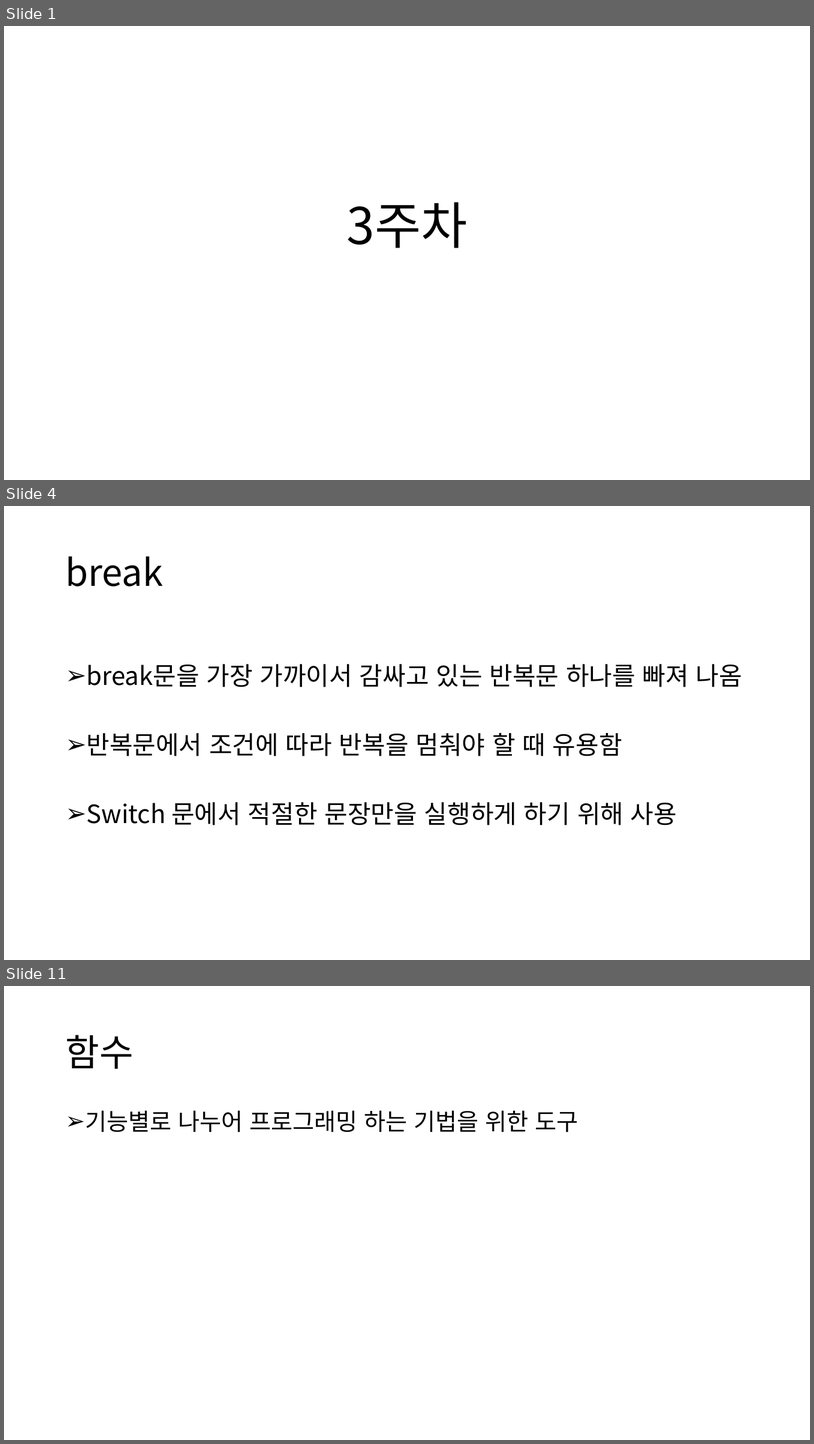
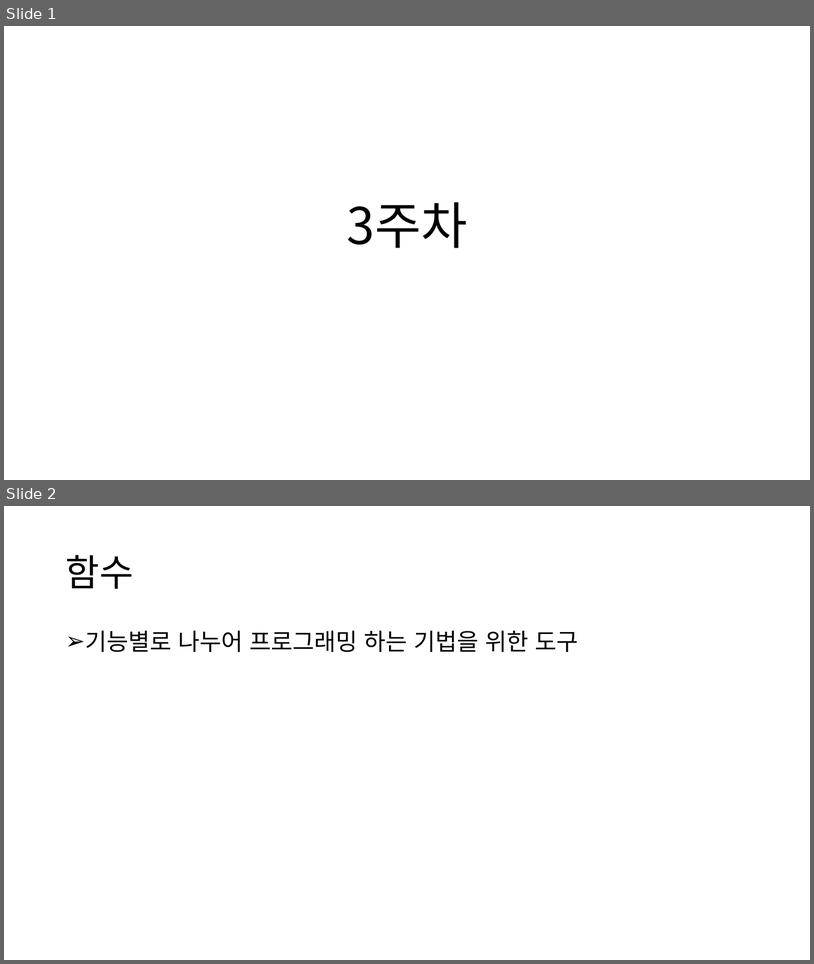
Before and after one commit to chohanjoo/C_Study, a slide deck: c언어 교제3.pptx. Shown one above the other, each under a label of ours: slides 1, 4 and 11 before the commit, slides 1 and 2 after it; the slides between them are not shown. The pictures are 814x1444 and 814x964 pixels, drawn with LibreOffice and Linux fonts; fonts in the diff are those of the drawing. Boxes give left, top, right and bottom in pixels: in the first picture for what was removed or moved away, otherwise in the second. Text is boxed around its words. In the diff, an @@ line names an element or a change of style, - is before the commit and + after.

```diff
--- a/c언어 교제3.pptx
+++ b/c언어 교제3.pptx
@@ slide 4 removed at (4, 506, 810, 960), background #FFFFFF @@
@@ title removed at (65, 556, 163, 586) @@
-break
@@ text removed at (87, 664, 743, 825) @@
-➢ break문을 가장 가까이서 감싸고 있는 반복문 하나를 빠져 나옴
-➢ 반복문에서 조건에 따라 반복을 멈춰야 할 때 유용함
-➢ Switch 문에서 적절한 문장만을 실행하게 하기 위해 사용
@@ what was slide 11 is now slide 2 @@
```
Also in this commit, not shown: 8 other slides removed, 7 other files.
